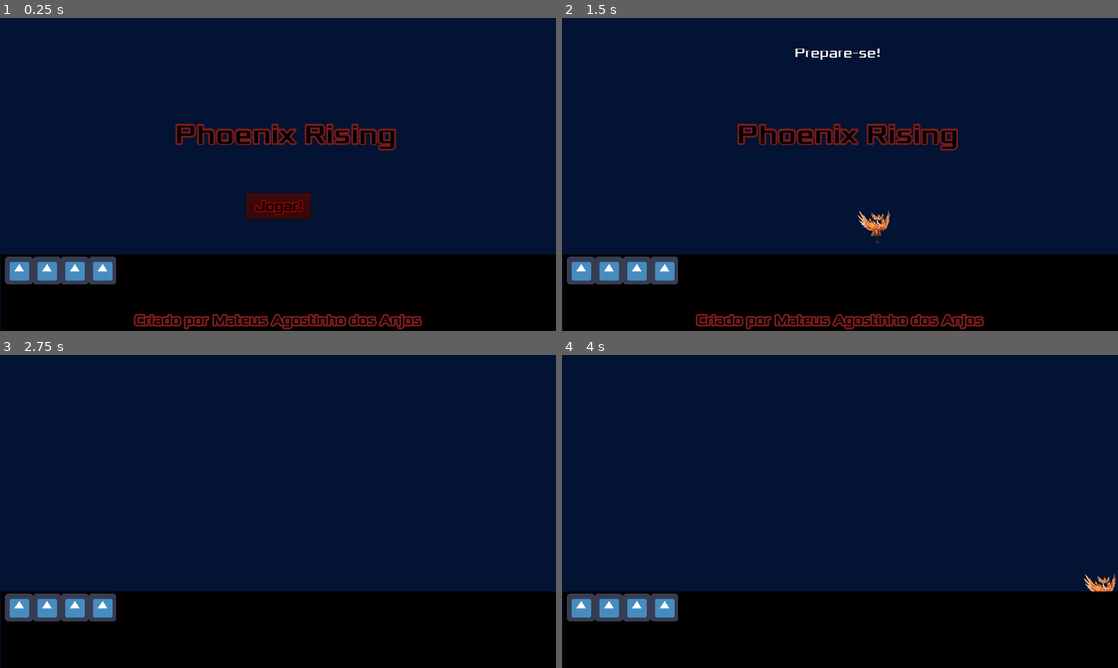
Above: before the commit, frames 1-4 (two rows, left to right).
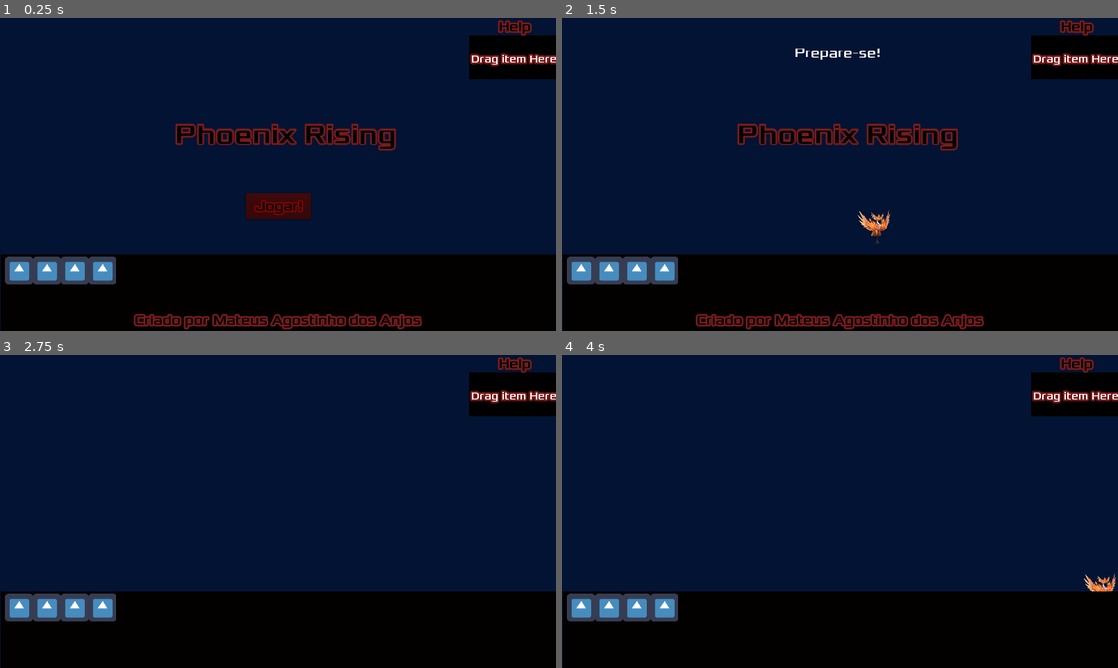
Above: after the commit, the same moments.

Repository: MateusdosAnjos/MAC0499
Game: Godot game, scene res://Main/Main.tscn
Same seed, same stepped clock (60 frames per second), same inputs: the game is played once before the commit and once after it. The project has no main scene, so this scene is started directly.
Inputs (mouse positions are in pixels of both pictures, inside the frame that each line leads up to):
- Up to frame 1 (0.25 s): no input
- Up to frame 2 (1.5 s): click "Jogar!" at 0.5 s; tap Enter at 1.25 s; move the mouse to (962, 158) at 1.27 s; hold Right (ui_right) from 1.28 s (still down); click (962, 158) at 1.35 s
- Up to frame 3 (2.75 s): move the mouse to (166, 527) at 2.02 s; release Right (ui_right) at 2.03 s; hold Down (ui_down) from 2.03 s (still down); click (166, 527) at 2.1 s
- Up to frame 4 (4 s): move the mouse to (895, 442) at 2.77 s; release Down (ui_down) at 2.78 s; hold Right (ui_right) 2.78-3.53 s; click (895, 442) at 2.85 s; tap Space at 3.5 s; move the mouse to (812, 574) at 3.52 s; hold Up (ui_up) from 3.53 s (still down); click (812, 574) at 3.6 s

The runs differ from the first frame. In frame 1, 2.4% of the frame differs, in the area x 84-100%, y 0-20%; in frame 2, 2.4%; in frame 3, 2.4%; in frame 4, 2.4%.

Commit message:
Adicionado cores ao botao help

Diff:
--- a/Phoenix Rising/Help/Help.tscn
+++ b/Phoenix Rising/Help/Help.tscn
@@ -5,10 +5,14 @@
 
 [sub_resource type="DynamicFont" id=1]
 size = 32
+outline_size = 4
+outline_color = Color( 0.47451, 0.105882, 0.105882, 1 )
 font_data = ExtResource( 2 )
 
 [sub_resource type="DynamicFont" id=2]
 size = 24
+outline_size = 4
+outline_color = Color( 0.47451, 0.105882, 0.105882, 1 )
 font_data = ExtResource( 2 )
 
 [node name="Control" type="Control"]
@@ -16,6 +20,7 @@
 margin_bottom = 40.0
 
 [node name="HelpArea" type="Panel" parent="."]
+modulate = Color( 0, 0, 0, 1 )
 margin_left = 1080.0
 margin_top = 40.0
 margin_right = 1280.0
@@ -27,12 +32,13 @@
 margin_right = 1222.37
 margin_bottom = 39.0
 custom_fonts/font = SubResource( 1 )
+custom_colors/font_color = Color( 0, 0, 0, 1 )
 text = "Help"
 
 [node name="HowToUse" type="Label" parent="."]
-margin_left = 1082.79
+margin_left = 1084.9
 margin_top = 79.5789
-margin_right = 1277.79
+margin_right = 1279.9
 margin_bottom = 109.579
 custom_fonts/font = SubResource( 2 )
 text = "Drag item Here"
--- a/Phoenix Rising/Main/Main.tscn
+++ b/Phoenix Rising/Main/Main.tscn
@@ -1,9 +1,10 @@
-[gd_scene load_steps=5 format=2]
+[gd_scene load_steps=6 format=2]
 
 [ext_resource path="res://Main/Main.gd" type="Script" id=1]
 [ext_resource path="res://Phoenix/Phoenix.tscn" type="PackedScene" id=2]
-[ext_resource path="res://itensDoJogo/Invertory.tscn" type="PackedScene" id=3]
-[ext_resource path="res://HUD/HUD.tscn" type="PackedScene" id=4]
+[ext_resource path="res://Help/Help.tscn" type="PackedScene" id=3]
+[ext_resource path="res://itensDoJogo/Invertory.tscn" type="PackedScene" id=4]
+[ext_resource path="res://HUD/HUD.tscn" type="PackedScene" id=5]
 
 [node name="Main" type="Node"]
 script = ExtResource( 1 )
@@ -18,7 +19,9 @@
 [node name="StartPosition" type="Position2D" parent="."]
 position = Vector2( 640, 480 )
 
-[node name="Invertory" parent="." instance=ExtResource( 3 )]
+[node name="Control" parent="." instance=ExtResource( 3 )]
 
-[node name="HUD" parent="." instance=ExtResource( 4 )]
+[node name="Invertory" parent="." instance=ExtResource( 4 )]
+
+[node name="HUD" parent="." instance=ExtResource( 5 )]
 [connection signal="start_game" from="HUD" to="." method="_on_HUD_start_game"]
